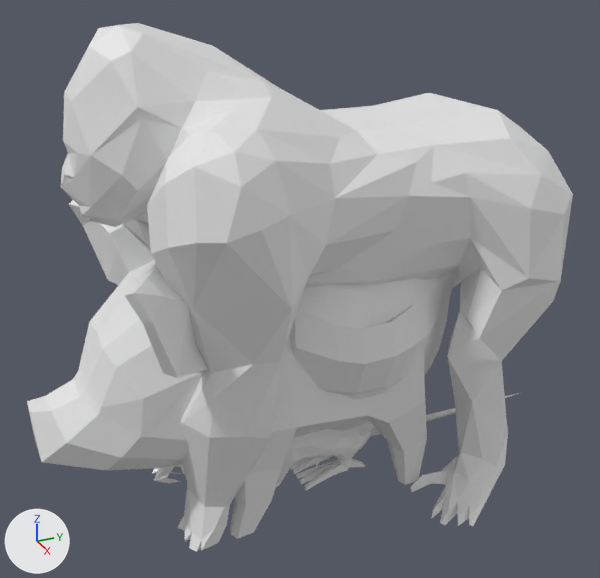
Before and after pictures for a commit that changed the OBJ model final_project4/Assets/Mesh/Gorilla/Walk/Gorilla_000025.obj.
Both versions are drawn from a camera (50 mm lens) standing at (3.0, -1.37, 2.49) and looking at (-0.01, -0.01, 0.98). Lighting does not change. The marker at lower left points along +X, +Y and +Z. Where no turn or scale is listed for an object, it has been applied to the vertices.

The older version as bpy lines, for what is in view:
```python
me_10664_gorilla_v2 = bpy.data.meshes.new('10664_Gorilla_v2')
me_10664_gorilla_v2.from_pydata(...)  # 485 vertices, 886 faces; spans x -0.7..0.65, y -0.97..1.19, z -0.02..2.13
me_chicken = bpy.data.meshes.new('Chicken')
me_chicken.from_pydata(...)  # 378 vertices, 378 faces, 1 loose edge; spans x -0.48..0.47, y -0.75..0.82, z 0.0..1.69
me_grp1_mesh = bpy.data.meshes.new('grp1_Mesh')
me_grp1_mesh.from_pydata(...)  # 425 vertices, 846 faces; spans x -0.13..0.13, y -0.39..1.27, z 0.0..0.33
me_pig = bpy.data.meshes.new('pig')
me_pig.from_pydata(...)  # 244 vertices, 251 faces; spans x -0.55..0.55, y -1.2..0.7, z -0.01..1.36
ob_10664_gorilla_v2 = bpy.data.objects.new('10664_Gorilla_v2', me_10664_gorilla_v2)
ob_10664_gorilla_v2.location = (0.0, 0.0, 0.0)
ob_chicken = bpy.data.objects.new('Chicken', me_chicken)
ob_chicken.location = (0.0, 0.0, 0.0)
ob_grp1_mesh = bpy.data.objects.new('grp1_Mesh', me_grp1_mesh)
ob_grp1_mesh.location = (0.0, 0.0, 0.0)
ob_pig = bpy.data.objects.new('pig', me_pig)
ob_pig.location = (0.0, 0.0, 0.0)
```
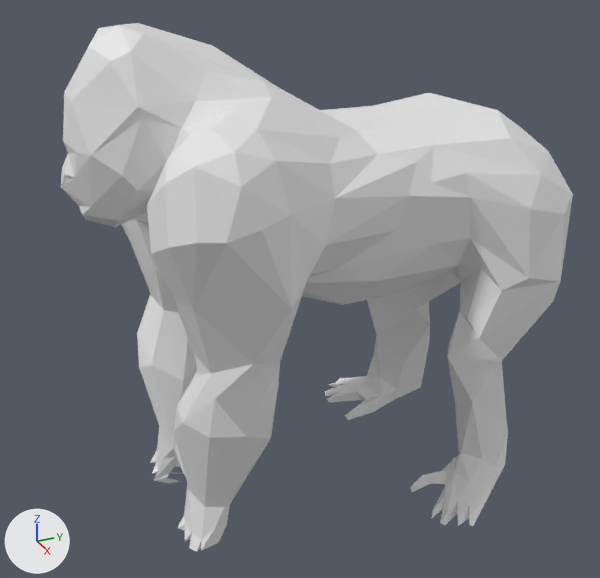
The change, as a list of edits to the scene's bpy script:
```text
Remove ob_chicken:
    ob_chicken = bpy.data.objects.new('Chicken', me_chicken)
    ob_chicken.location = (0.0, 0.0, 0.0)
Remove ob_grp1_mesh:
    ob_grp1_mesh = bpy.data.objects.new('grp1_Mesh', me_grp1_mesh)
    ob_grp1_mesh.location = (0.0, 0.0, 0.0)
Remove ob_pig:
    ob_pig = bpy.data.objects.new('pig', me_pig)
    ob_pig.location = (0.0, 0.0, 0.0)
```

What differs and where, as boxes (x1, y1, x2, y2) in the pictures (600 x 578 px):
'pig', deleted
    before: (27, 200, 427, 539)
'Chicken', deleted
    before: (289, 273, 456, 490)
'grp1_Mesh', deleted
    before: (276, 393, 519, 487)
